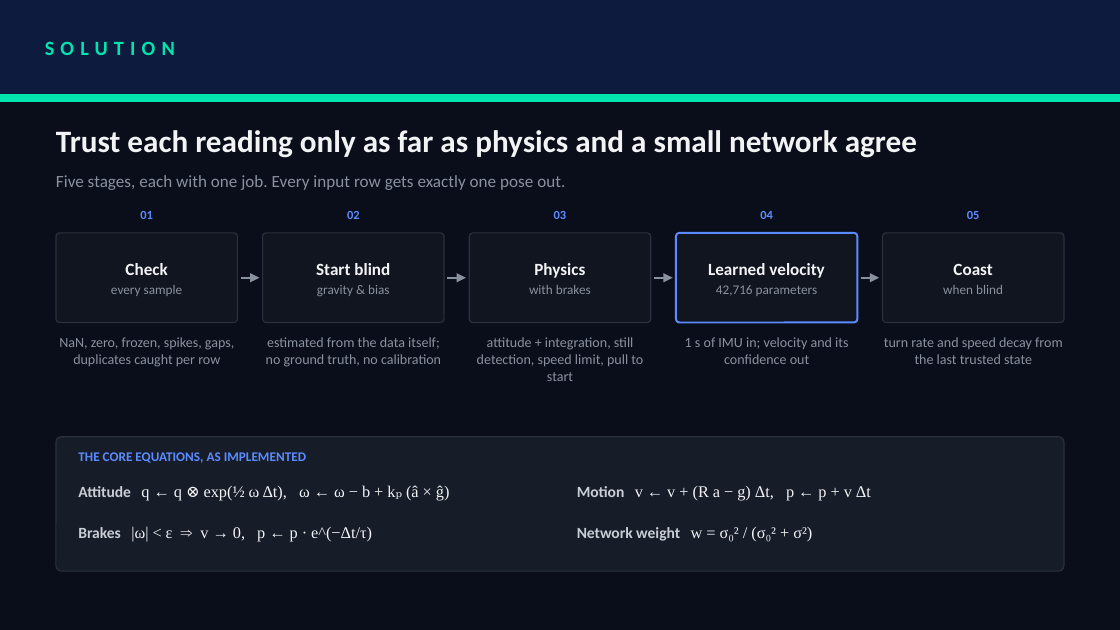
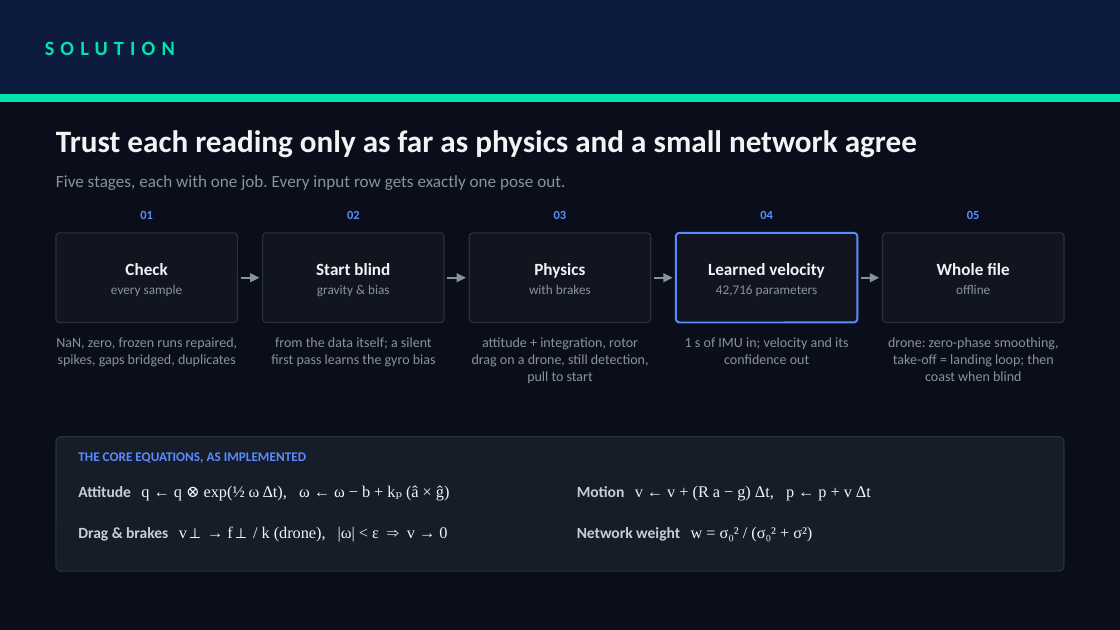
Before and after one commit to rehaanajani/pathfinder-xr, a slide deck: slide 3 of deck/SRMIST_CaliforniaBurrito.pptx. Drawn at 1120x630 pixels with LibreOffice and Linux fonts; fonts in the diff are those of the drawing. Boxes give left, top, right and bottom in pixels: in the first picture for what was removed or moved away, otherwise in the second. Text is boxed around its words. In the diff, an @@ line names an element or a change of style, - is before the commit and + after.

Commit message:
Updated the deck to the final numbers, the Python entry and the new drone stages

```diff
--- a/deck/SRMIST_CaliforniaBurrito.pptx
+++ b/deck/SRMIST_CaliforniaBurrito.pptx
@@ text at (x1=937, y1=263, x2=1009, y2=294): text changed; size 8.5 to 11 pt; text colour #8A919E to #F2F3F5; bold on @@
-Coast
-when blind
+Whole file
+offline
@@ text at (x1=56, y1=337, x2=237, y2=367): text changed @@
-NaN, zero, frozen, spikes, gaps, duplicates caught per row
+NaN, zero, frozen runs repaired, spikes, gaps bridged, duplicates
@@ text at (x1=271, y1=337, x2=436, y2=367): text changed @@
-estimated from the data itself; no ground truth, no calibration
+from the data itself; a silent first pass learns the gyro bias
@@ text at (x1=472, y1=337, x2=649, y2=383): text changed @@
-attitude + integration, still detection, speed limit, pull to start
+attitude + integration, rotor drag on a drone, still detection, pull to start
@@ text at (x1=888, y1=337, x2=1058, y2=381): text changed @@
-turn rate and speed decay from the last trusted state
+drone: zero-phase smoothing, take-off = landing loop; then coast when blind
@@ text at (x1=78, y1=526, x2=447, y2=542): text changed @@
-Brakes |ω| < ε ⇒ v → 0, p ← p · e^(−Δt/τ)
+Drag & brakes v⊥ → f⊥ / k (drone), |ω| < ε ⇒ v → 0
```
Also in this commit, not shown: 6 other slides changed, 5 other files.
